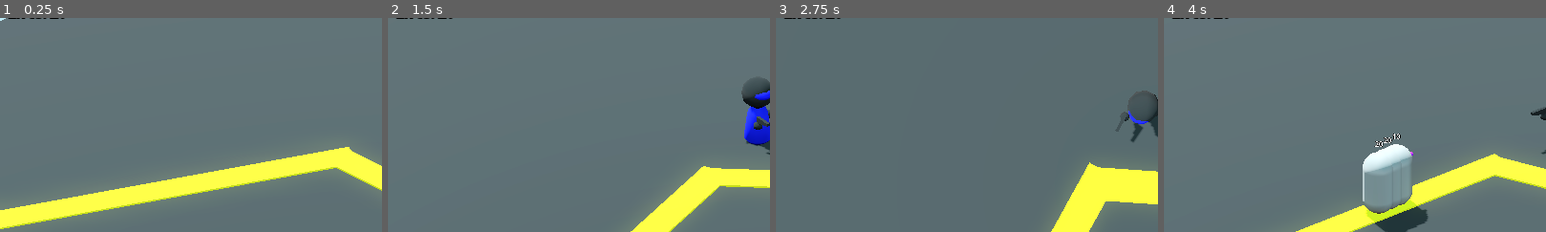
Above: before the commit, frames 1-4 (left to right).
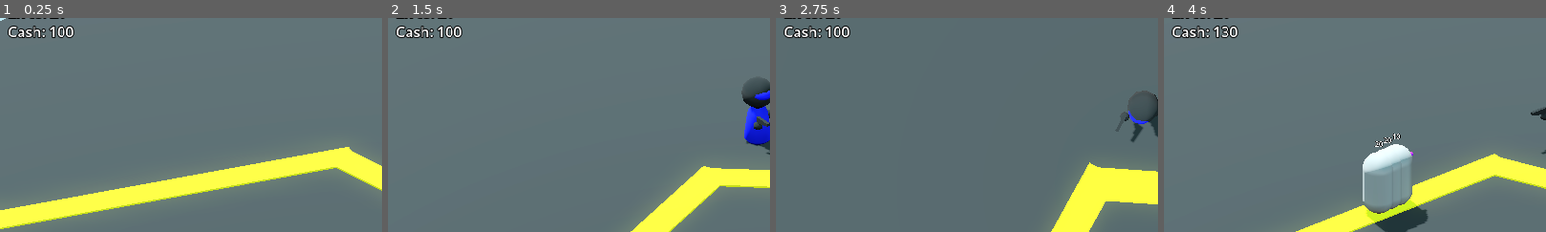
Above: after the commit, the same moments.

Repository: mathiasscherer2007/tower-defense
Game: Godot game, scene res://Scenes/main.tscn
Two runs of this game, one before a commit and one after it. Both use one fixed random seed, a clock stepped at 60 frames per second and the inputs below.
Inputs:
- Up to frame 1 (0.25 s): no input
- Up to frame 2 (1.5 s): tap Enter at 0.5 s; hold A (MoveCameraLeft) 0.53-1.28 s; tap D (MoveCameraRight) at 1.35 s
- Up to frame 3 (2.75 s): hold W (MoveCameraUp) from 2.03 s (still down)
- Up to frame 4 (4 s): release W (MoveCameraUp) at 2.78 s; tap A (MoveCameraLeft) at 2.85 s; hold D (MoveCameraRight) from 3.53 s (still down)
The pictures show only the part of the screen within x 0-50%, y 10-60%; the shares and areas given below are measured in that part.

The runs differ from the first frame. In frame 1, 0.6% of the frame differs, in the area x 2-20%, y 3-10%; in frame 2, 0.6%; in frame 3, 0.6%; in frame 4, 0.6%.

Commit message:
Add starter cash to level, cash on enemy defeat and UI label for cash display

Diff:
--- a/Scenes/Enemies/test/testbasic1.tscn
+++ b/Scenes/Enemies/test/testbasic1.tscn
@@ -16,6 +16,7 @@
 
 [node name="Enemy" unique_id=1256829774 instance=ExtResource("1_duvtb")]
 speed = 3.0
+cash_on_defeat = 15
 
 [node name="MeshInstance3D" parent="." index="0" unique_id=691784335]
 transform = Transform3D(1, 0, 0, 0, 1, 0, 0, 0, 1, 0, 1, 0)
--- a/Scenes/Levels/test/test1.tscn
+++ b/Scenes/Levels/test/test1.tscn
@@ -1,7 +1,6 @@
 [gd_scene format=3 uid="uid://cyc4kcccx26jy"]
 
 [ext_resource type="PackedScene" uid="uid://b4otkkg0v2n1g" path="res://Scenes/Levels/level.tscn" id="1_7joup"]
-[ext_resource type="Script" uid="uid://c0e81rg0tmd8y" path="res://Scripts/User Interface/camera_handler.gd" id="2_7wf1s"]
 [ext_resource type="PackedScene" uid="uid://dsd6jkwa7ae8g" path="res://Scenes/Towers/test/testbasic.tscn" id="2_y5gs5"]
 [ext_resource type="Material" uid="uid://cn6sc210jlp0i" path="res://Scenes/Levels/test/path_material.tres" id="3_u46i1"]
 [ext_resource type="Script" uid="uid://c7qvossit4a6q" path="res://Scripts/Types/wavedata.gd" id="4_4faxc"]
@@ -77,17 +76,13 @@
 [node name="WorldEnvironment" type="WorldEnvironment" parent="." index="1" unique_id=2044530278]
 environment = SubResource("Environment_u46i1")
 
-[node name="CameraHandler" parent="." index="2" unique_id=1416941720]
-script = ExtResource("2_7wf1s")
-
-[node name="Camera3D" parent="CameraHandler" index="0" unique_id=1009776428]
+[node name="Camera3D" parent="CameraHandler" parent_id_path=PackedInt32Array(1416941720) index="0" unique_id=1009776428]
 transform = Transform3D(0.7071067, 0.35355338, -0.61237234, 0, 0.8660254, 0.49999997, 0.7071067, -0.35355338, 0.61237234, -9.72, 7.624242, 9.629)
 size = 13.0
 near = 0.01
 far = 100.0
-script = null
 
-[node name="TopView" parent="CameraHandler" index="1" unique_id=290820128]
+[node name="TopView" parent="CameraHandler" parent_id_path=PackedInt32Array(1416941720) index="1" unique_id=290820128]
 transform = Transform3D(1, 0, 0, 0, 1, 0, 0, 0, 1, 0, 15, 0)
 
 [node name="EnemyHandler" parent="." index="3" unique_id=932929914]
@@ -131,3 +126,6 @@
 transform = Transform3D(-4.3711392e-08, 0, 1.0000001, 0, 1, 0, -1.0000001, 0, -4.3711392e-08, 2.5851102, -0.4499492, -0.011767387)
 material_override = ExtResource("3_u46i1")
 size = Vector3(1, 1, 5.139489)
+
+[node name="Player" parent="." index="7" unique_id=269792513]
+starter_cash = 100
--- a/Scenes/main.tscn
+++ b/Scenes/main.tscn
@@ -70,4 +70,14 @@
 text = "Lives: "
 label_settings = SubResource("LabelSettings_8gbba")
 
+[node name="Cash" type="Label" parent="CanvasLayer/UI/MarginContainer/Container" unique_id=832449674]
+layout_mode = 0
+offset_top = 44.0
+offset_right = 48.0
+offset_bottom = 67.0
+size_flags_horizontal = 0
+size_flags_vertical = 0
+text = "Cash:"
+label_settings = SubResource("LabelSettings_8gbba")
+
 [node name="Level" parent="." unique_id=2011401683 instance=ExtResource("1_jjgbg")]
--- a/Scripts/Enemies/enemy.gd
+++ b/Scripts/Enemies/enemy.gd
@@ -6,6 +6,7 @@
 
 @export var health: float
 @export var speed: float
+@export var cash_on_defeat: int
 ## Amount of lives this enemy takes upon reaching the end of the path
 @export var weight: int = 1
 
@@ -35,7 +36,7 @@
 	health -= damage
 
 	if health <= 0:
-		died.emit({})
+		died.emit({ "cash": self.cash_on_defeat })
 		queue_free()
 
 	health_number.text = str(int(ceil(health)))
--- a/Scripts/Levels/enemy_handler.gd
+++ b/Scripts/Levels/enemy_handler.gd
@@ -3,6 +3,9 @@
 
 signal enemy_exit(data)
 signal enemy_death(data)
+
+## Enemy speed multiplier
+@export var speed_scale: float = 1
 
 
 func _ready() -> void:
@@ -11,6 +14,7 @@
 
 func _on_enemy_spawned(node: Node) -> void:
 	var enemy: Enemy = node.get_child(0)
+	enemy.speed *= speed_scale
 	enemy.reached_end.connect(_on_enemy_exit)
 	enemy.died.connect(_on_enemy_death)
 
--- a/Scripts/Levels/level.gd
+++ b/Scripts/Levels/level.gd
@@ -5,10 +5,11 @@
 
 signal wave_change(data: Dictionary)
 signal health_change(data: Dictionary)
+signal cash_change(data: Dictionary)
+
 
 @export_group("Scale Settings")
 @export var entity_scale: Vector3 = Vector3(1, 1, 1)
-@export var speed_scale: float = 1
 
 var total_waves: int:
 	get():
@@ -22,6 +23,10 @@
 	get():
 		return player.lives
 
+var cash: int:
+	get():
+		return player.cash
+
 @onready var enemy_handler = $EnemyHandler
 @onready var wave_handler = $WaveHandler
 @onready var player = $Player
@@ -32,10 +37,13 @@
 	enemy_handler.enemy_exit.connect(camera_handler._on_enemy_exit)
 	enemy_handler.enemy_exit.connect(player._on_enemy_exit)
 	enemy_handler.enemy_exit.connect(wave_handler._on_enemy_exit)
+
+	enemy_handler.enemy_death.connect(player._on_enemy_death)
 	enemy_handler.enemy_death.connect(wave_handler._on_enemy_death)
 
 	wave_handler.wave_change.connect(_on_wave_change)
 	player.health_change.connect(_on_player_health_change)
+	player.cash_change.connect(_on_player_cash_change)
 
 	wave_change.emit({
 		"current_wave": current_wave,
@@ -53,3 +61,7 @@
 
 func _on_player_health_change(data: Dictionary) -> void:
 	health_change.emit({ "lives": data.get("lives") })
+
+
+func _on_player_cash_change(data: Dictionary) -> void:
+	cash_change.emit({ "cash": data.get("cash") })
--- a/Scripts/Player/player.gd
+++ b/Scripts/Player/player.gd
@@ -2,11 +2,23 @@
 
 
 signal health_change(data: Dictionary)
+signal cash_change(data: Dictionary)
 
 @export var lives: int = 20
-@export var cash: int = 100
+@export var starter_cash: int
+var cash: int
+
+
+func _ready() -> void:
+	cash = starter_cash
+	cash_change.emit({ "cash": self.cash })
 
 
 func _on_enemy_exit(data: Dictionary) -> void:
-	lives -= data.lives
+	lives -= data.get("lives")
 	health_change.emit({ "lives": lives })
+
+
+func _on_enemy_death(data: Dictionary) -> void:
+	cash += data.get("cash")
+	cash_change.emit({ "cash": cash })
--- a/Scripts/User Interface/level_ui.gd
+++ b/Scripts/User Interface/level_ui.gd
@@ -3,11 +3,13 @@
 
 @onready var wave_label = $MarginContainer/Container/Wave
 @onready var lives_label = $MarginContainer/Container/Lives
+@onready var cash_label = $MarginContainer/Container/Cash
 @onready var fps_label = $MarginContainer/FPS
 
 
-func setup(starter_health: int, total_waves: int) -> void:
+func setup(starter_health: int, total_waves: int, starter_cash: int) -> void:
 	lives_label.text = "Lives: " + str(starter_health)
+	cash_label.text = "Cash: " + str(starter_cash)
 	wave_label.text = "Wave 1/" + str(total_waves)
 
 
@@ -21,3 +23,7 @@
 
 func _on_wave_change(data: Dictionary) -> void:
 	wave_label.text = "Wave " + str(data.get("new_wave")) + "/" + str(data.get("total_waves"))
+
+
+func _on_cash_change(data: Dictionary) -> void:
+	cash_label.text = "Cash: " + str(data.get("cash"))
--- a/Scripts/main.gd
+++ b/Scripts/main.gd
@@ -6,7 +6,9 @@
 
 
 func _ready() -> void:
-	ui.setup(level.current_lives, level.total_waves)
+	ui.setup(level.current_lives, level.total_waves, level.cash)
+
 
 	level.health_change.connect(ui._on_health_change)
 	level.wave_change.connect(ui._on_wave_change)
+	level.cash_change.connect(ui._on_cash_change)
